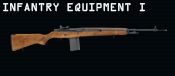
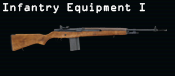
Revision of a layered 175 × 76 image; what changed, layer by layer:
renamed "INFANTRY EQUIPMENT I" to "Infantry Equipment I", painted on it over [10,3,131,14]
